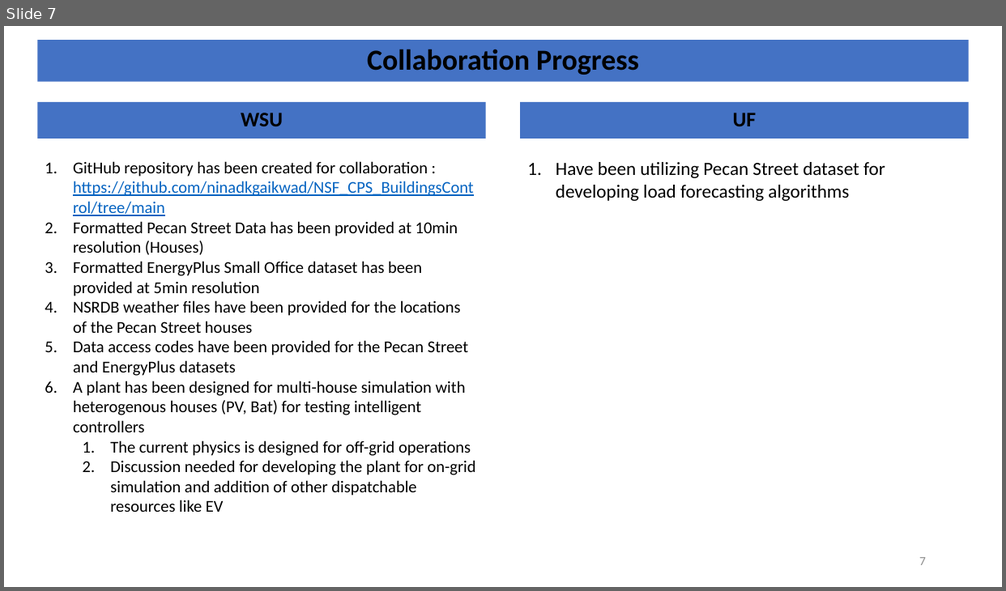
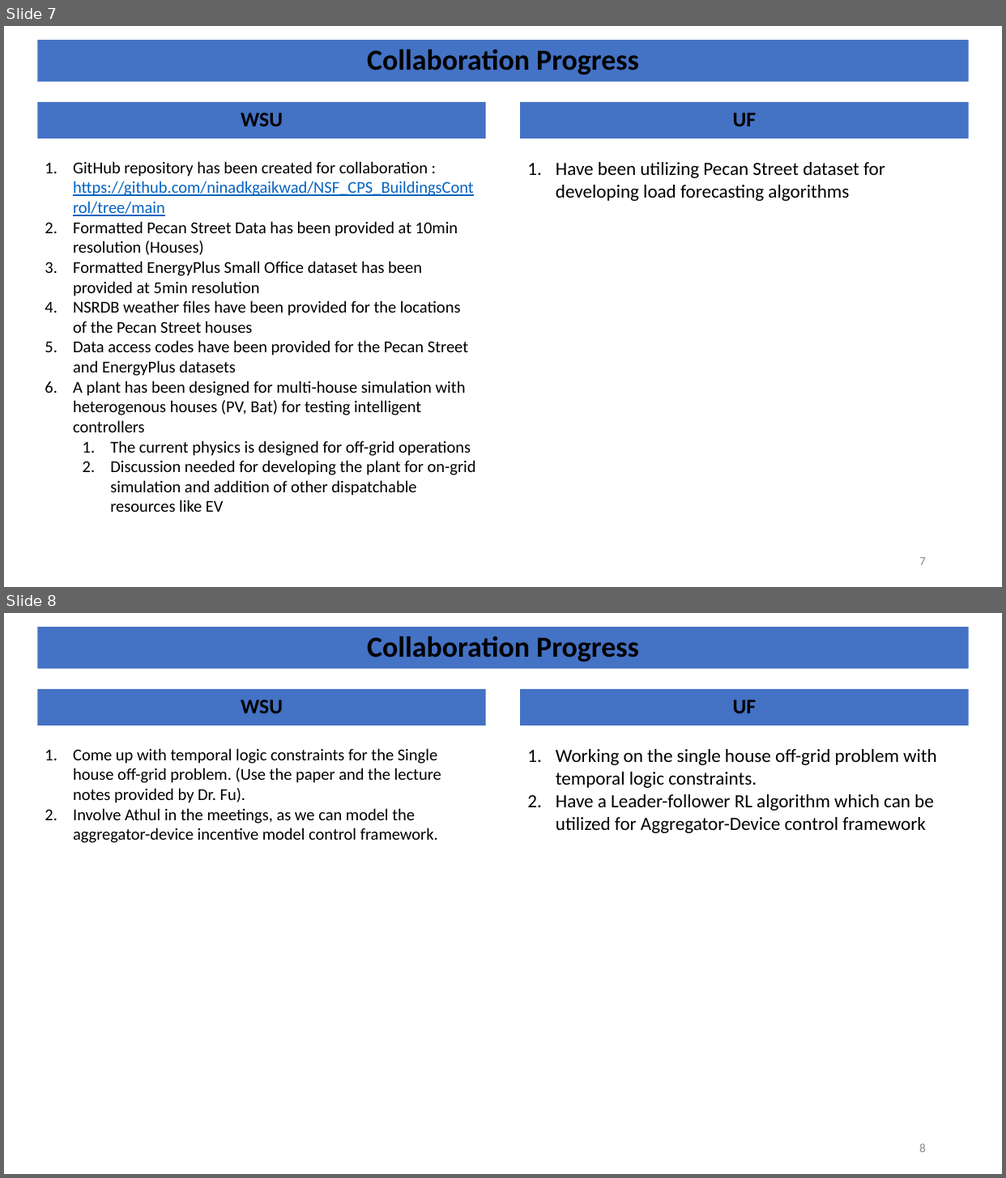
Before and after one commit to ninadkgaikwad/NSF_CPS_BuildingsControl, a slide deck: Docs/PPTs/WSU_UF_NFSCPS_GroupMeeting_SlideDeck.pptx. Shown one above the other, each under a label of ours: slide 7 before the commit, slides 7 and 8 after it. The pictures are 1006x591 and 1006x1178 pixels, drawn with LibreOffice and Linux fonts; fonts in the diff are those of the drawing. Boxes give left, top, right and bottom in pixels: in the first picture for what was removed or moved away, otherwise in the second. Text is boxed around its words. In the diff, an @@ line names an element or a change of style, - is before the commit and + after.

```diff
--- a/Docs/PPTs/WSU_UF_NFSCPS_GroupMeeting_SlideDeck.pptx
+++ b/Docs/PPTs/WSU_UF_NFSCPS_GroupMeeting_SlideDeck.pptx
@@ slide 8 added at (x1=4, y1=613, x2=1002, y2=1174), background #FFFFFF @@
@@ rectangle added at (x1=38, y1=628, x2=969, y2=669), fill #4472C4, 28 pt, text #000000, bold @@
+Collaboration Progress
@@ rectangle added at (x1=38, y1=689, x2=486, y2=726), fill #4472C4, 20 pt, text #000000, bold @@
+WSU
@@ rectangle added at (x1=521, y1=689, x2=969, y2=726), fill #4472C4, 20 pt, text #000000, bold @@
+UF
@@ text added at (x1=73, y1=748, x2=441, y2=843), 16 pt, text #000000 @@
+1. Come up with temporal logic constraints for the Single house off-grid problem. (Use the paper and the lecture notes provided by Dr. Fu).
+2. Involve Athul in the meetings, as we can model the aggregator-device incentive model control framework.
@@ text added at (x1=556, y1=749, x2=937, y2=833), 18 pt, text #000000 @@
+1. Working on the single house off-grid problem with temporal logic constraints.
+2. Have a Leader-follower RL algorithm which can be utilized for Aggregator-Device control framework
@@ page number added at (x1=919, y1=1144, x2=926, y2=1152), 12 pt, text #8C8C8C @@
+8
```
Also in this commit, not shown: 11 other files.
